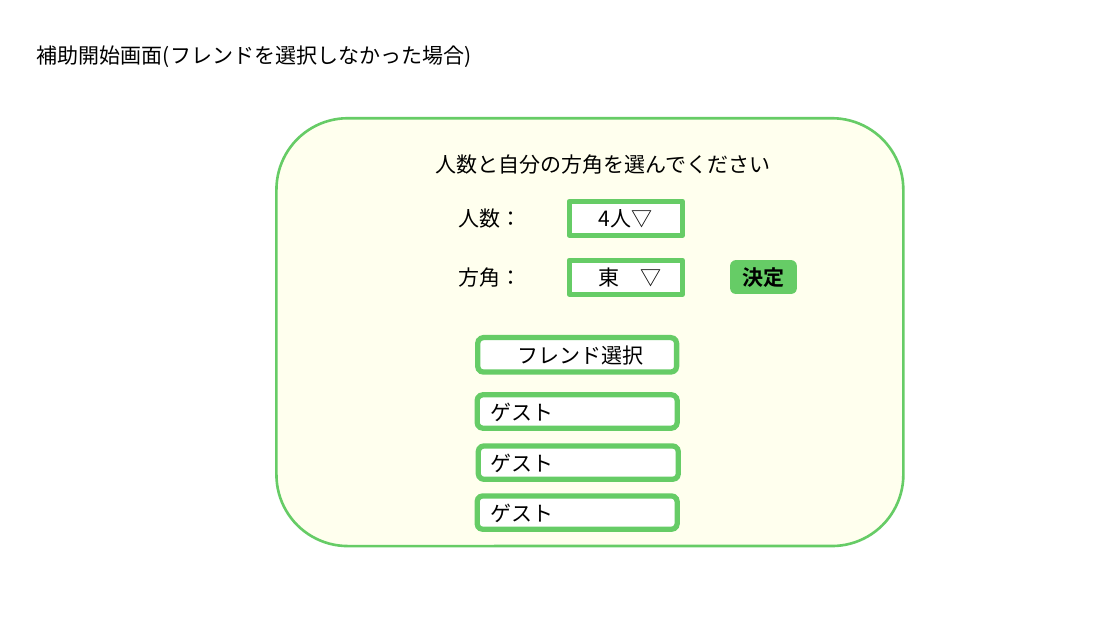
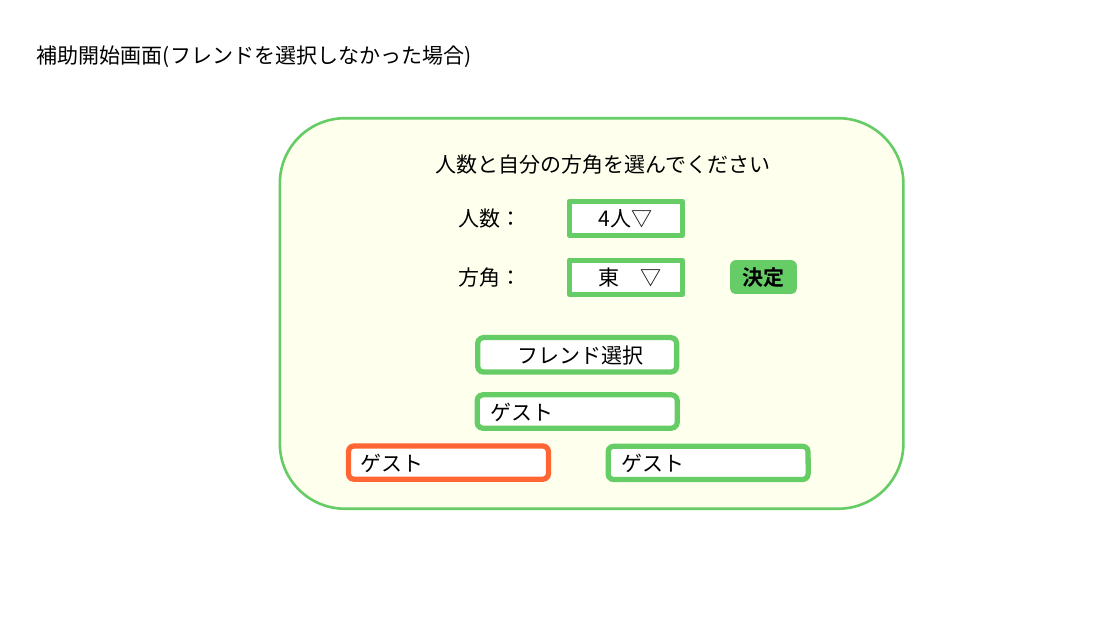
Before and after one commit to plusdojo2024/B5, a slide deck: slide 6 of doc/02_外部設計/外部設計_麻雀アプリ.pptx. Drawn at 1120x630 pixels with LibreOffice and Linux fonts; fonts in the diff are those of the drawing. Boxes give left, top, right and bottom in pixels: in the first picture for what was removed or moved away, otherwise in the second. Text is boxed around its words. In the diff, an @@ line names an element or a change of style, - is before the commit and + after.

```diff
--- a/doc/02_外部設計/外部設計_麻雀アプリ.pptx
+++ b/doc/02_外部設計/外部設計_麻雀アプリ.pptx
@@ rounded rectangle resized from (x1=276, y1=118, x2=903, y2=546) to (x1=280, y1=118, x2=903, y2=509) @@
@@ rounded rectangle moved from (x1=478, y1=446, x2=678, y2=480) to (x1=349, y1=446, x2=549, y2=480) @@
@@ rounded rectangle at (x1=349, y1=446, x2=549, y2=480): outline #66CC66 4.5 pt to #FF6633 4.5 pt @@
@@ text "ゲスト" moved from (x1=490, y1=453, x2=553, y2=472) to (x1=361, y1=453, x2=424, y2=472) @@
@@ rounded rectangle moved from (x1=477, y1=496, x2=677, y2=529) to (x1=608, y1=446, x2=808, y2=480) @@
@@ text "ゲスト" moved from (x1=490, y1=503, x2=553, y2=522) to (x1=621, y1=453, x2=684, y2=472) @@
```
Also in this commit, not shown: 2 other slides changed, 1 slide added, 2 other files.
